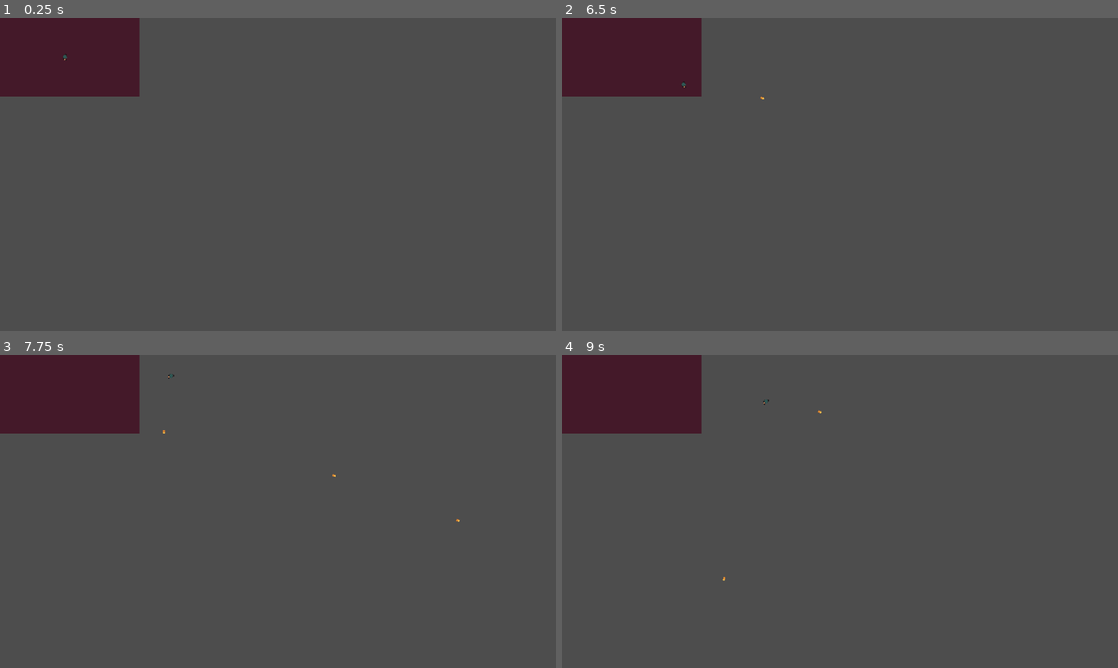
Above: before the commit, frames 1-4 (two rows, left to right).
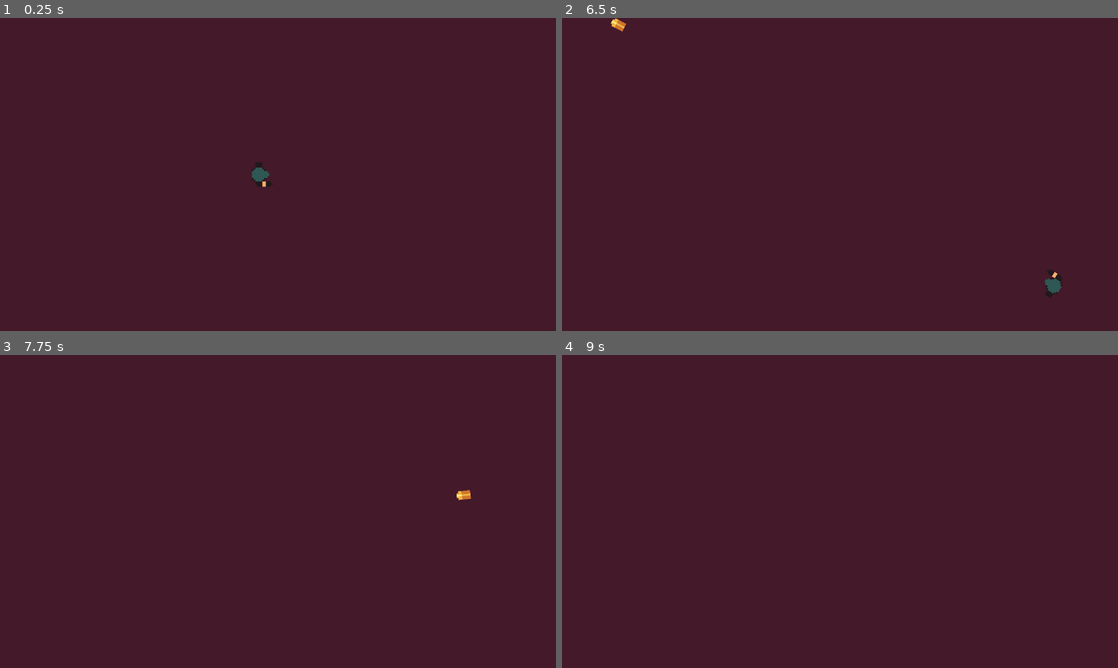
Above: after the commit, the same moments.

Repository: pjz987/repurposed
Game: Godot game, scene res://room.tscn
The game is run twice, just before and just after one commit, with the same random seed, the same clock (stepped at 60 frames per second) and the same inputs.
Inputs (mouse positions are in pixels of both pictures, inside the frame that each line leads up to):
- Up to frame 1 (0.25 s): no input
- Up to frame 2 (6.5 s): tap Enter (ui_accept) at 0.5, 0.77, 1.52, 2.75, 3.02, 3.77, 4.52, 6.02 s; move the mouse to (962, 158) at 0.52 s; hold Right (ui_right) 0.53-1.28 s; move the mouse to (728, 190) at 1.27 s; hold Down (ui_down) 1.28-2.03 s; move the mouse to (895, 105) at 2.02 s; hold Right (ui_right) 2.03-2.78 s; move the mouse to (812, 237) at 2.77 s; hold Up (ui_up) 2.78-3.53 s; move the mouse to (1006, 221) at 3.52 s; hold Left (ui_left) 3.53-5.03 s; move the mouse to (673, 127) at 4.27 s; move the mouse to (867, 174) at 5.02 s; hold Down (ui_down) 5.03-5.78 s; move the mouse to (756, 96) at 5.77 s; hold Right (ui_right) from 5.78 s (still down)
- Up to frame 3 (7.75 s): move the mouse to (400, 495) at 6.52 s; release Right (ui_right) at 6.53 s; hold Up (ui_up) 6.53-7.28 s; tap Enter (ui_accept) at 6.77, 7.52 s; move the mouse to (166, 527) at 7.27 s; hold Right (ui_right) from 7.28 s (still down)
- Up to frame 4 (9 s): tap Enter (ui_accept) at 8, 8.75 s; move the mouse to (895, 442) at 8.02 s; release Right (ui_right) at 8.03 s; hold Down (ui_down) 8.03-8.78 s; move the mouse to (812, 574) at 8.77 s; hold Left (ui_left) from 8.78 s (still down)

The runs differ from the first frame. In frame 1, 94% of the frame differs, in the area x 0-100%, y 0-100%; in frame 2, 94%; in frame 3, 94%; in frame 4, 94%.

Commit message:
figured it out

Diff:
--- a/project.godot
+++ b/project.godot
@@ -21,8 +21,10 @@
 window/size/viewport_height=180
 window/size/window_width_override=1280
 window/size/window_height_override=720
+window/stretch/mode="canvas_items"
 
 [rendering]
 
+textures/canvas_textures/default_texture_filter=0
 renderer/rendering_method="gl_compatibility"
 renderer/rendering_method.mobile="gl_compatibility"
Not shown, changed: art/Player-placeholder.png.import
Not shown, changed: art/bullet.png.import
Not shown, changed: art/hero.png.import
Not shown, changed: icon.svg.import
